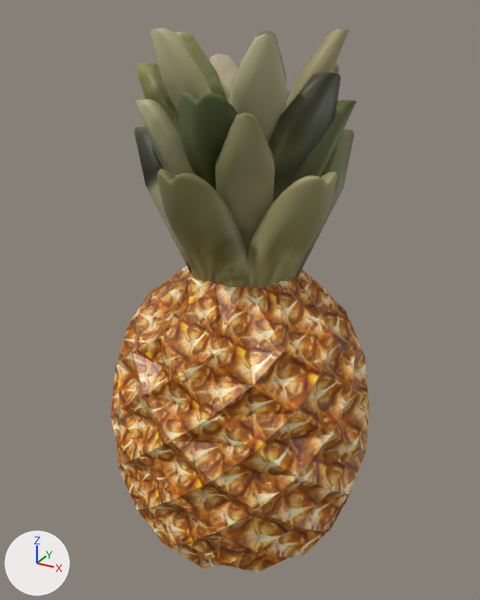
One commit to the FBX model Pawns/Fruits/Pineapple/Pineapple.fbx: the scene before it, then after it.
Rendered twice from a 50 mm lens placed at (0.239, -0.428, 0.439), pointed at (0.004, -0.002, 0.226). Lighting does not change. The marker at lower left points along +X, +Y and +Z. Where no turn or scale is listed for an object, it has been applied to the vertices.

In view in the first picture: 'Leaves', 'Pineapple'.
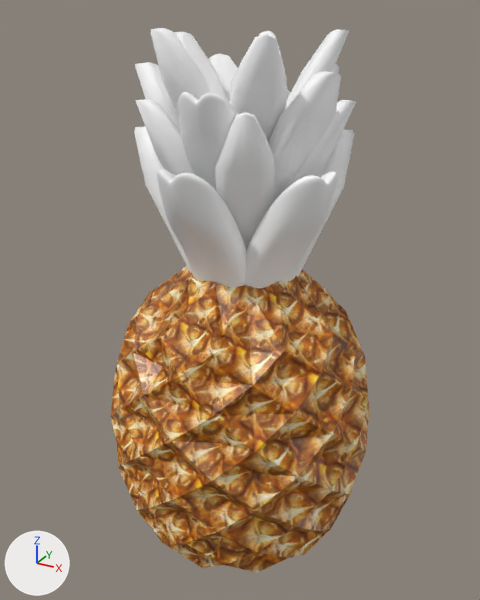
Commit message: Updated Pineapple

The change, as JSON lines over the scene's bpy script:
```json
{"op": "add", "block": "mat_parttocolor", "code": ["mat_parttocolor = principled_material('PartToColor')", "mat_parttocolor.base_color = (1.0, 1.0, 1.0)  # white #ffffff"]}
{"block": "me_cube_003", "where": "me_cube_003.from_pydata(...)  # 4404 vertices, 4160 faces; spans x -0.117..0.049, y -0.073..0.09, z -0.038..0.155"}
{"op": "remove", "block": "me_cube_003", "code": "me_cube_003.materials.append(mat_leafmaterial)  # picture img_pineappleleaftexture_png"}
{"op": "add", "block": "me_cube_003", "code": "me_cube_003.materials.append(mat_parttocolor)  # white #ffffff"}
```

What differs and where, as boxes (x1, y1, x2, y2) in the pictures (480 x 600 px):
```json
{"object": "Leaves", "change": "recoloured", "before": [134, 28, 356, 288], "after": [134, 28, 356, 288], "on screen": "yellow to grey"}
```
